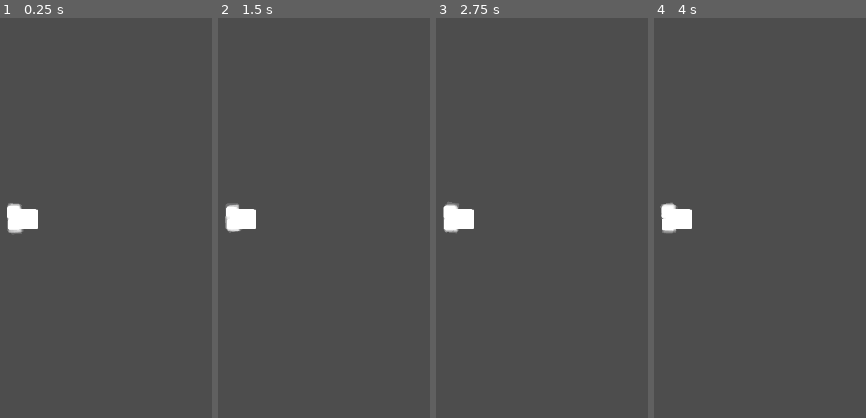
Above: before the commit, frames 1-4 (left to right).
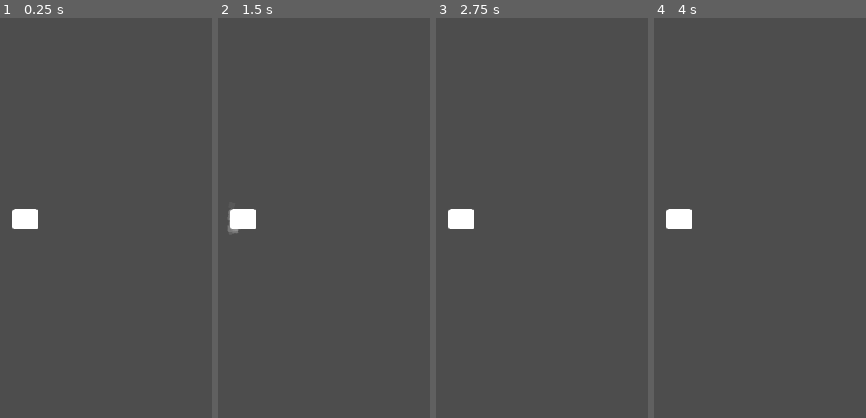
Above: after the commit, the same moments.

Repository: freesstylers/GoofyAhhCar
Game: Godot game, scene res://Assets/Scenes/Maps/PruebaMapas.tscn
The game is run twice, just before and just after one commit, with the same random seed, the same clock (stepped at 60 frames per second) and the same inputs. The project has no main scene, so this scene is started directly.
Inputs (mouse positions are % of the whole screen's width and height, from its top left):
- Up to frame 1 (0.25 s): no input
- Up to frame 2 (1.5 s): tap Enter at 0.5 s; move the mouse to (47, 45) at 0.52 s; hold Right (right) 0.53-1.25 s; click (47, 45) at 0.67 s; tap Space (Accelerate) at 1.25 s; drag from (outside the picture) to (outside the picture) at 1.27 s
- Up to frame 3 (2.75 s): tap Enter at 2 s; move the mouse to (25, 28) at 2.02 s; hold Right (right) from 2.03 s (still down)
- Up to frame 4 (4 s): release Right (right) at 2.75 s; tap Space (Accelerate) at 2.75 s; drag from (outside the picture) to (outside the picture) at 2.77 s; tap Enter at 3.5 s; move the mouse to (62, 65) at 3.52 s; hold Left (left) from 3.53 s (still down)
The pictures show only the part of the screen within x 0-50%, y 25-75%; the shares and areas given below are measured in that part.

The runs differ from the first frame. In frame 1, 0.3% of the frame differs, in the area x 3-11%, y 46-54%; in frame 2, 0.2%; in frame 3, 0.3%; in frame 4, 0.3%.

Commit message:
Movimiento terminado a falta de twerking

Diff:
--- a/clusy-cart/Assets/Scenes/Player.tscn
+++ b/clusy-cart/Assets/Scenes/Player.tscn
@@ -29,15 +29,10 @@
 
 [node name="BlinkTimer" type="Timer" parent="PlayerVisualizer"]
 
-[node name="PlayerInput" type="Node2D" parent="."]
-script = ExtResource("4_am62n")
-
-[node name="BoostTimer" type="Timer" parent="."]
-
-[node name="DriftingTimer" type="Timer" parent="."]
-
-[node name="LeftDrigtingParticles" type="CPUParticles2D" parent="."]
-position = Vector2(-19, -11)
+[node name="LeftDrigtingParticles" type="CPUParticles2D" parent="PlayerVisualizer"]
+position = Vector2(-14.6154, -11)
+scale = Vector2(0.769231, 1)
+emitting = false
 amount = 20
 lifetime = 0.25
 texture = ExtResource("2_nndn3")
@@ -52,8 +47,10 @@
 scale_amount_curve = SubResource("Curve_m3yul")
 color_ramp = SubResource("Gradient_b6too")
 
-[node name="RightDriftingParticles" type="CPUParticles2D" parent="."]
-position = Vector2(-18, 8)
+[node name="RightDriftingParticles" type="CPUParticles2D" parent="PlayerVisualizer"]
+position = Vector2(-13.8462, 8)
+scale = Vector2(0.769231, 1)
+emitting = false
 amount = 20
 lifetime = 0.25
 texture = ExtResource("2_nndn3")
@@ -67,3 +64,10 @@
 scale_amount_max = 0.65
 scale_amount_curve = SubResource("Curve_m3yul")
 color_ramp = SubResource("Gradient_b6too")
+
+[node name="PlayerInput" type="Node2D" parent="."]
+script = ExtResource("4_am62n")
+
+[node name="BoostTimer" type="Timer" parent="."]
+
+[node name="DriftingTimer" type="Timer" parent="."]
--- a/clusy-cart/Assets/Scripts/Player/PlayerMovement.gd
+++ b/clusy-cart/Assets/Scripts/Player/PlayerMovement.gd
@@ -21,6 +21,7 @@
 ###############################################
 
 var maxVelGotten : bool = false
+var drifting : bool = false
 
 func _ready():
 	Globals.ThePlayer = self
@@ -41,6 +42,12 @@
 		acceleration = transform.x * engine_power
 	if Input.is_action_pressed("back"):
 		acceleration = transform.x * braking
+	if Input.is_action_pressed("drift"):
+		drifting = true
+		$PlayerVisualizer.ChangeDrift(drifting)
+	else:
+		drifting = false
+		$PlayerVisualizer.ChangeDrift(drifting)
 
 func _physics_process(delta):
 	acceleration = Vector2.ZERO
@@ -59,8 +66,13 @@
 		velocity = Vector2.ZERO
 	var friction_force = velocity * friction
 	var drag_force = velocity * velocity.length() * drag
-	if velocity.length() < 100:
+	if velocity.length() < 260:
 		friction_force *= 3
+		if velocity.length() > 20:
+			$PlayerVisualizer.ChangeDrift(true)
+	else:
+		if not drifting:
+			$PlayerVisualizer.ChangeDrift(false)
 
 	acceleration += drag_force + friction_force
 	#Cuando llega a velocidad maxima hace sonido, y hasta que no vuelve a llegar no vuelve a sonar
@@ -79,7 +91,7 @@
 	front_wheel += velocity.rotated(steer_angle) * delta
 	var new_heading = (front_wheel - rear_wheel).normalized()
 	var traction = traction_slow
-	if velocity.length() > slip_speed:
+	if drifting:
 		traction = traction_fast
 	var d = new_heading.dot(velocity.normalized())
 	if d > 0:
--- a/clusy-cart/Assets/Scripts/Player/PlayerVisualizer.gd
+++ b/clusy-cart/Assets/Scripts/Player/PlayerVisualizer.gd
@@ -2,6 +2,8 @@
 
 var playerSprite : Sprite2D = null
 var blinkTimer : Timer = null
+var leftPart : CPUParticles2D = null
+var rightPart : CPUParticles2D = null
 #var boostParticles : GPUParticles2D = null
 @export var DeathParticles : PackedScene = null
 
@@ -9,6 +11,8 @@
 func _ready():
 	playerSprite = self
 	blinkTimer = $BlinkTimer
+	leftPart = $LeftDrigtingParticles
+	rightPart = $RightDriftingParticles
 	#boostParticles = $BoostParticles
 	#boostParticles.emitting = false
 
@@ -27,6 +31,10 @@
 func BlinkTimerEnded():
 	playerSprite.visible = not playerSprite.visible
 
+func ChangeDrift(drift:bool):
+	leftPart.emitting = drift
+	rightPart.emitting = drift
+
 #######GLOBAL SIGNALS#######
 
 func PlayerDeath():
--- a/clusy-cart/project.godot
+++ b/clusy-cart/project.godot
@@ -51,6 +51,11 @@
 "events": [Object(InputEventKey,"resource_local_to_scene":false,"resource_name":"","device":0,"window_id":0,"alt_presse …(181 unchanged characters)…
 ]
 }
+drift={
+"deadzone": 0.5,
+"events": [Object(InputEventKey,"resource_local_to_scene":false,"resource_name":"","device":0,"window_id":0,"alt_pressed":false,"shift_pressed":false,"ctrl_pressed":false,"meta_pressed":false,"pressed":false,"keycode":0,"physical_keycode":32,"key_label":0,"unicode":0,"echo":false,"script":null)
+]
+}
 
 [rendering]
 
